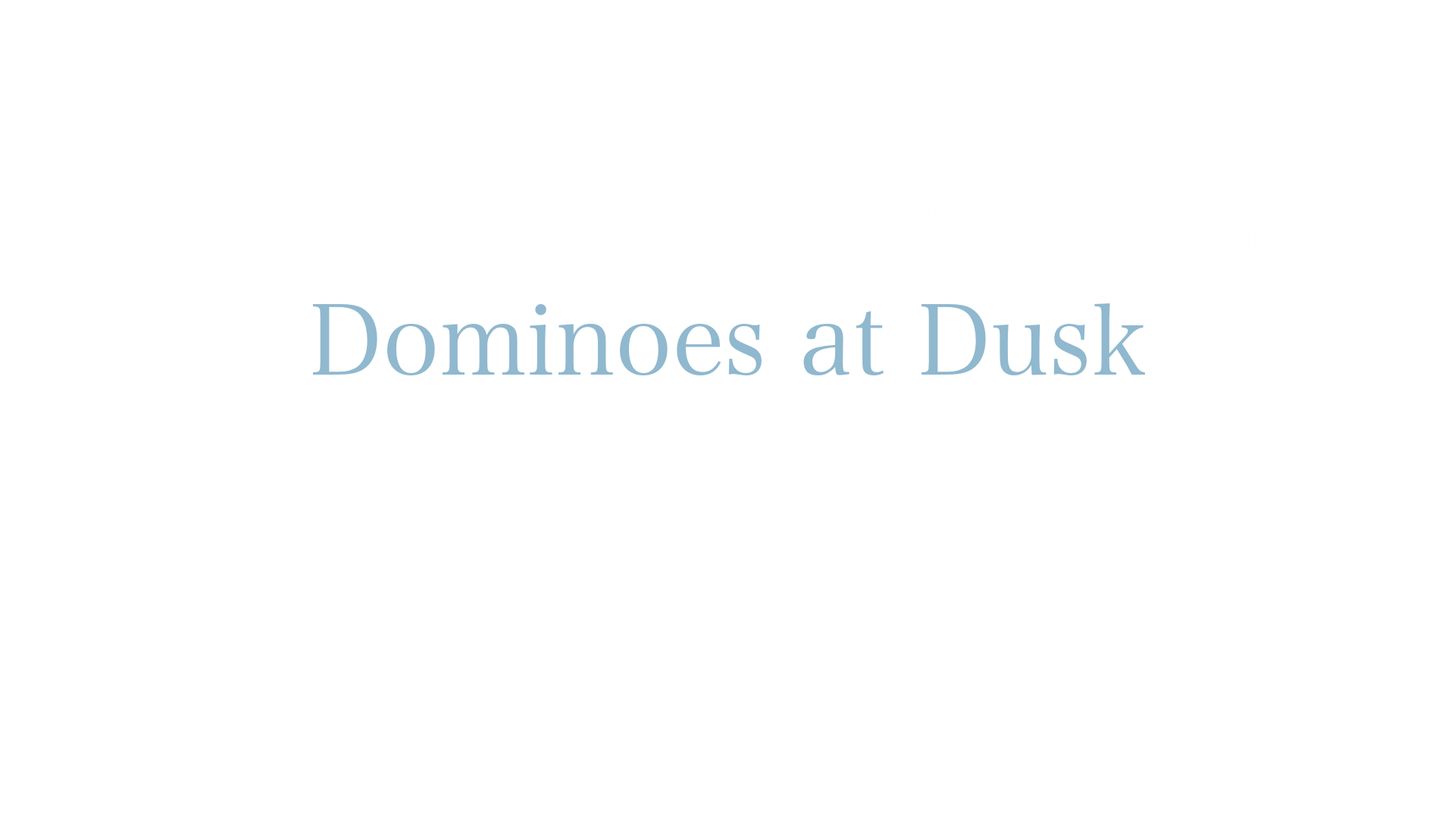
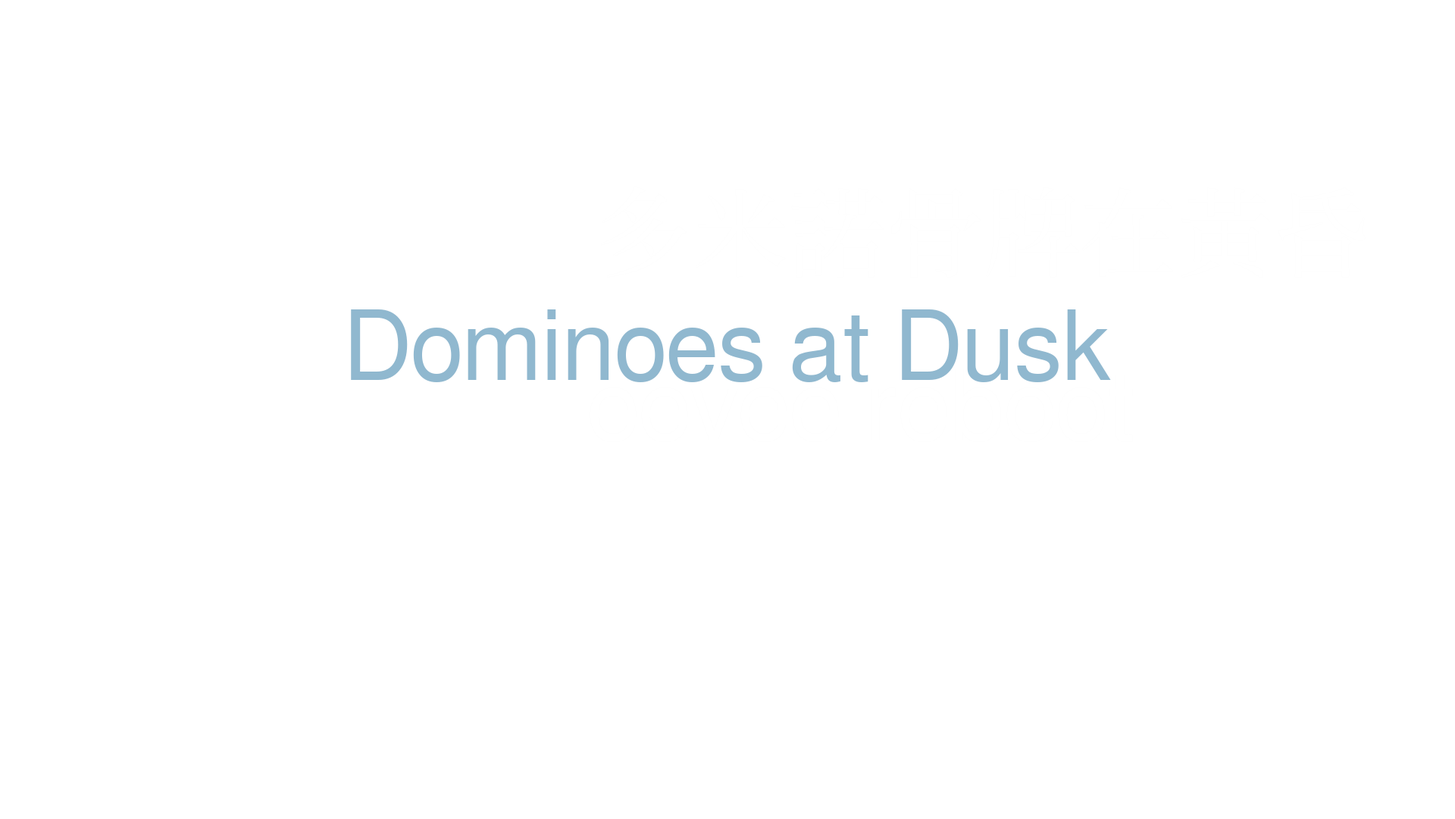
Comparing the layer stacks of the two w=1455, h=819 images. Changes:
added layer "eevee reboot #1" above "Dominoes at Dusk" over left=590, top=369, right=1134, bottom=383
painted on "Dominoes at Dusk" over left=313, top=303, right=1146, bottom=383
